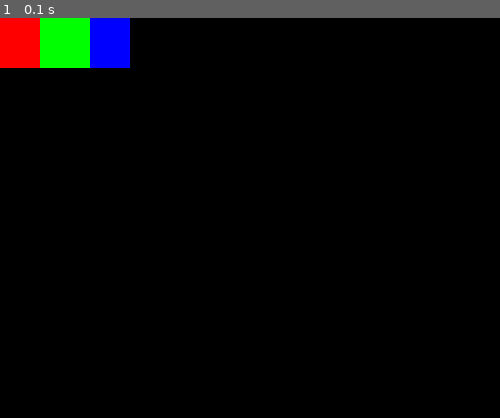
Above: before the commit, frame 1.
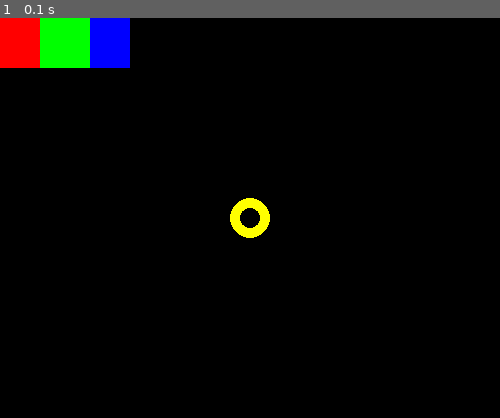
Above: after the commit, the same moment.

Repository: jonaspau/pygame_demo
Game: pygame game, started from hello.py
The game is run twice, just before and just after one commit, with the same random seed, the same clock (stepped at 60 frames per second) and the same inputs.
Inputs:
- Up to frame 1 (0.1 s): no input

The runs differ from the first frame. In frame 1, 0.5% of the frame differs, in the area x 46-54%, y 45-55%.

Commit message:
Added a circle

Diff:
--- a/hello.py
+++ b/hello.py
@@ -14,4 +14,6 @@
     pygame.draw.rect(window, (0, 255, 0),
                      (40, 0, 50, 50))
 
+    pygame.draw.circle(window, (255, 255, 0), (250, 200), 20, 10)
+
     pygame.display.update()
